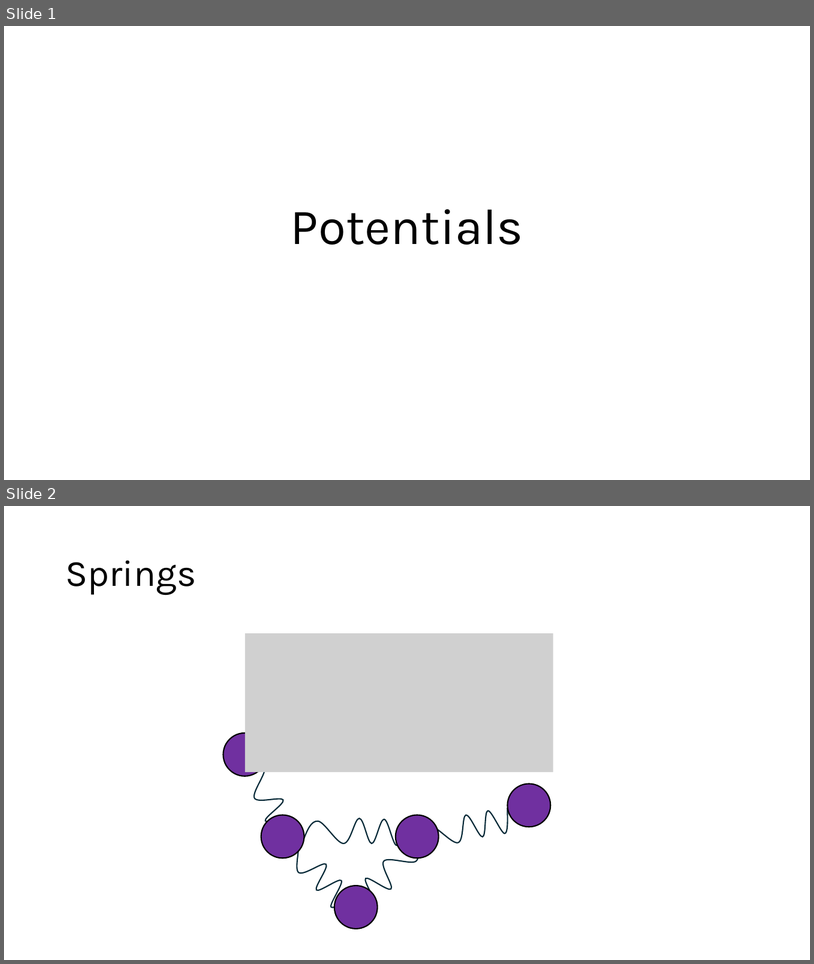
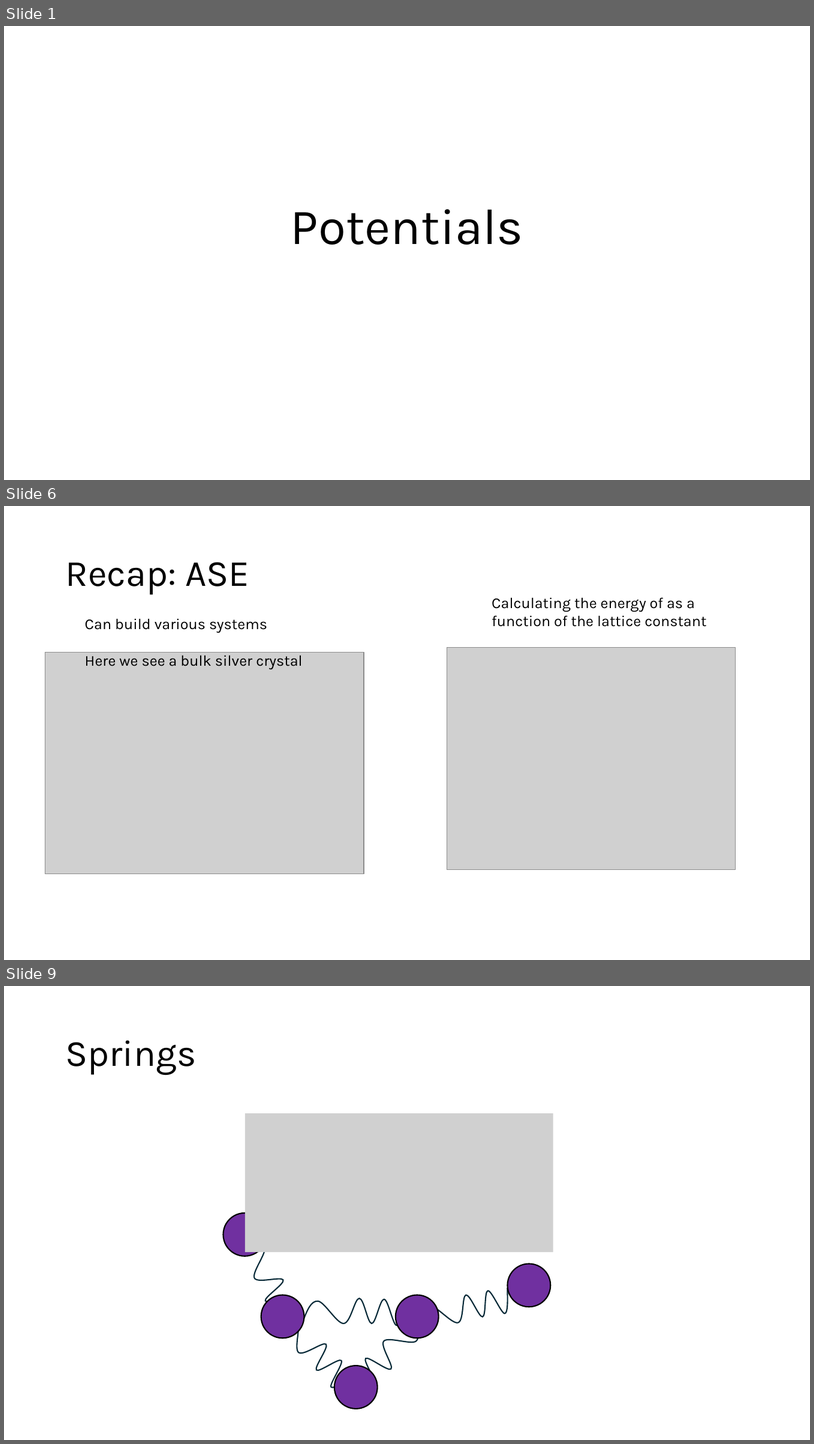
Before and after one commit to Mads-PeterVC/imlms, a slide deck: lessons/lesson_3/lecture3.pptx. Shown one above the other, each under a label of ours: slides 1 and 2 before the commit, slides 1, 6 and 9 after it; the slides between them are not shown. The pictures are 814x964 and 814x1444 pixels, drawn with LibreOffice and Linux fonts; fonts in the diff are those of the drawing; grey boxes stand for pictures. Boxes give left, top, right and bottom in pixels: in the first picture for what was removed or moved away, otherwise in the second. Text is boxed around its words. In the diff, an @@ line names an element or a change of style, - is before the commit and + after.

```diff
--- a/lessons/lesson_3/lecture3.pptx
+++ b/lessons/lesson_3/lecture3.pptx
@@ slide 6 added at <box>4,506,810,960</box>, background #FFFFFF @@
@@ title added at <box>65,562,249,595</box>, 44 pt, text #000000 @@
+Recap: ASE
@@ text added at <box>492,597,707,627</box>, 18 pt, text #000000 @@
+Calculating the energy of as a function of the lattice constant
@@ text added at <box>85,618,302,669</box>, 18 pt, text #000000 @@
+Can build various systems
+Here we see a bulk silver crystal
@@ picture added at <box>447,648,736,870</box> @@
@@ picture added at <box>45,652,365,874</box> @@
@@ what was slide 2 is now slide 9 @@
```
Also in this commit, not shown: 7 other slides added, 6 other files.
